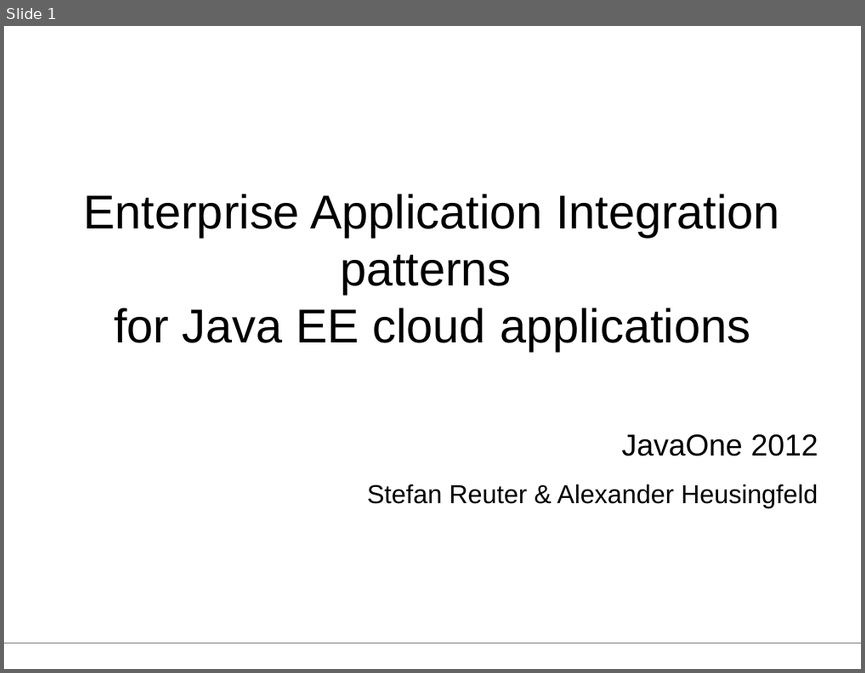
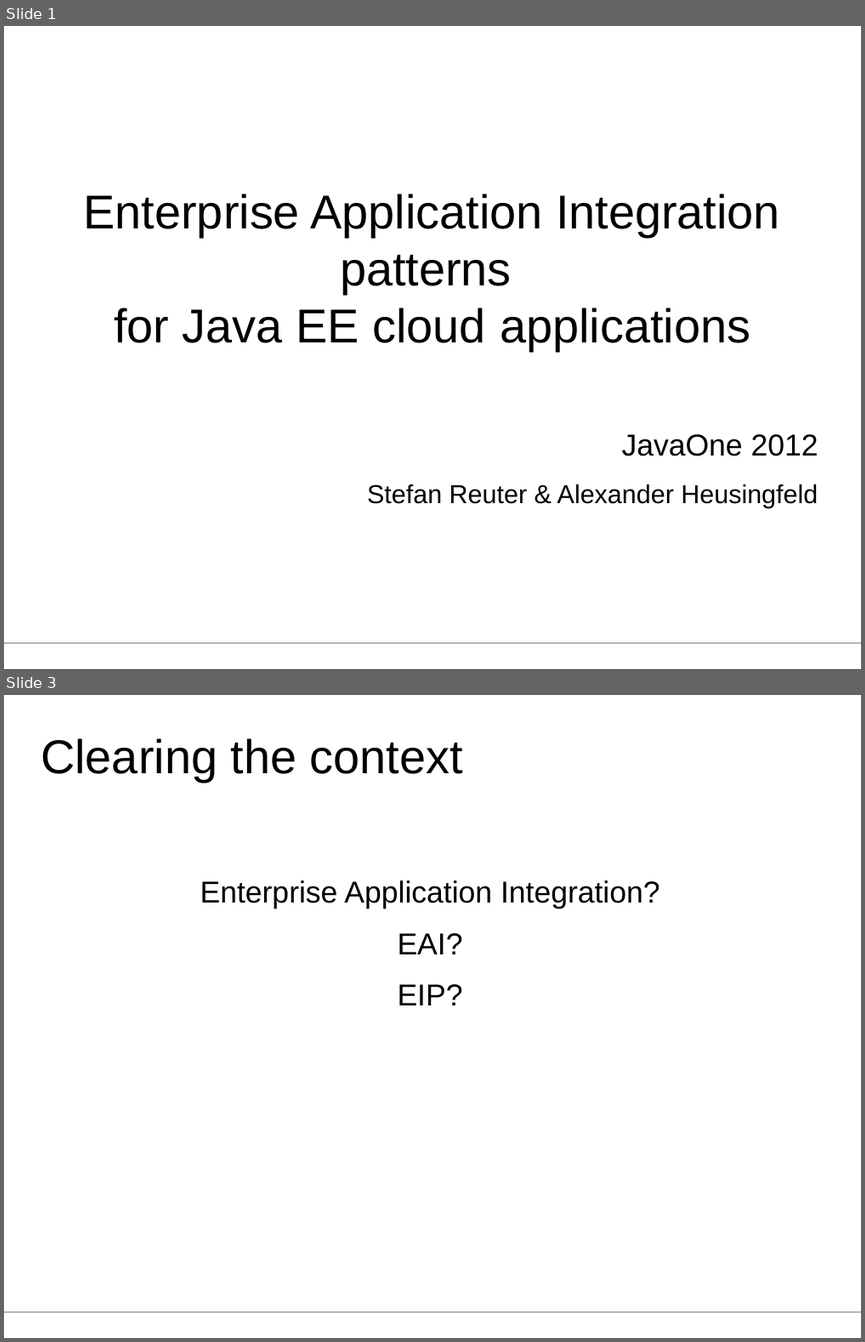
Before and after one commit to aheusingfeld/javaone2012, a slide deck: slides/eai-slides.odp. Shown one above the other, each under a label of ours: slide 1 before the commit, slides 1 and 3 after it; the slides between them are not shown. The pictures are 865x673 and 865x1342 pixels, drawn with LibreOffice and Linux fonts; fonts in the diff are those of the drawing. Boxes give left, top, right and bottom in pixels: in the first picture for what was removed or moved away, otherwise in the second. Text is boxed around its words. In the diff, an @@ line names an element or a change of style, - is before the commit and + after.

```diff
--- a/slides/eai-slides.odp
+++ b/slides/eai-slides.odp
@@ slide 3 added at box(4, 695, 861, 1338), background #FFFFFF; not listed: 1 template element that a slide beside it also shows @@
@@ title added at box(41, 738, 463, 782), 44 pt, text #000000 @@
+Clearing the context
@@ text added at box(200, 880, 660, 1005), 28 pt, text #000000 @@
+Enterprise Application Integration?
+EAI?
+EIP?
```
Also in this commit, not shown: 7 slides changed, 5 other slides added, 2 slides removed, 1 other file.
